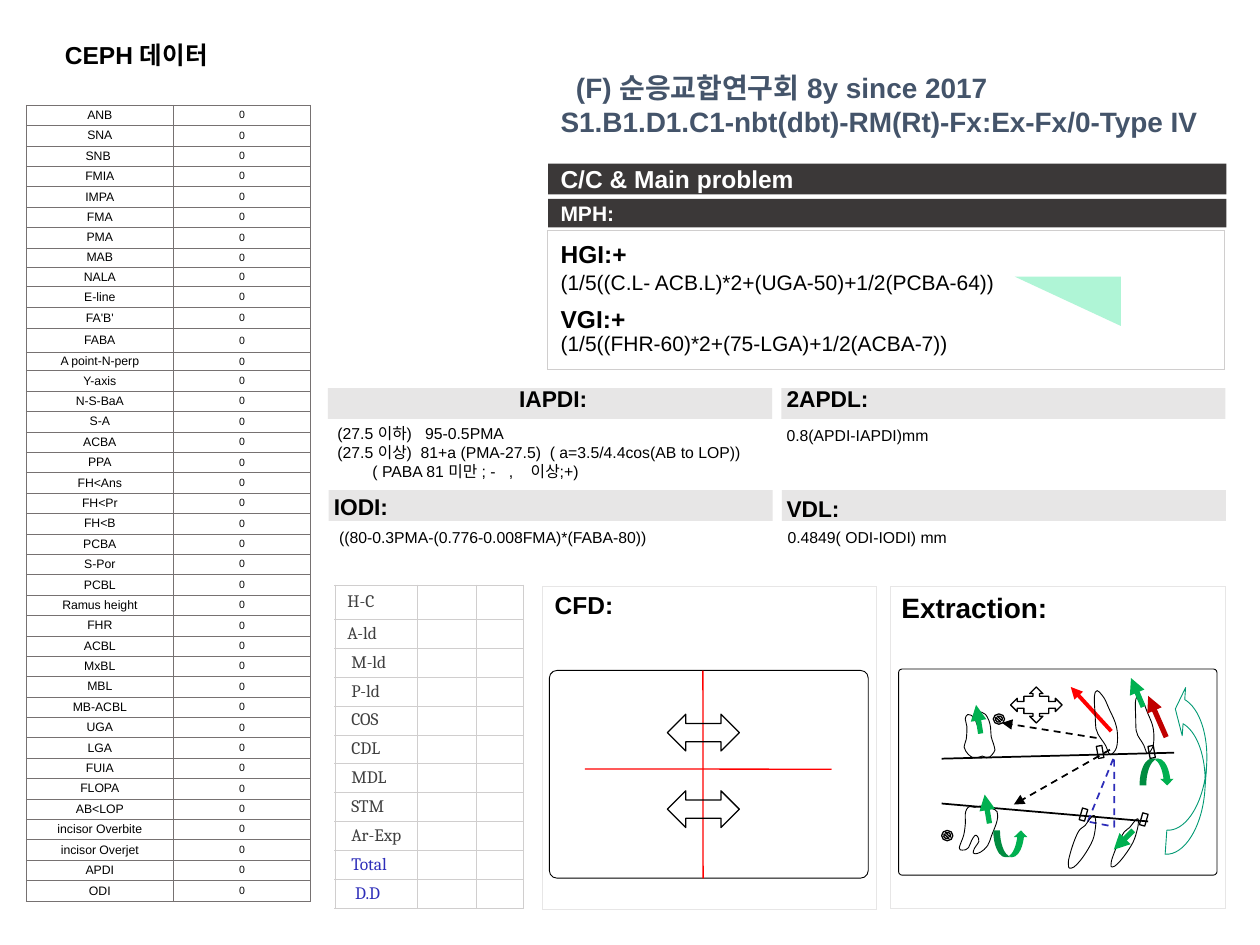
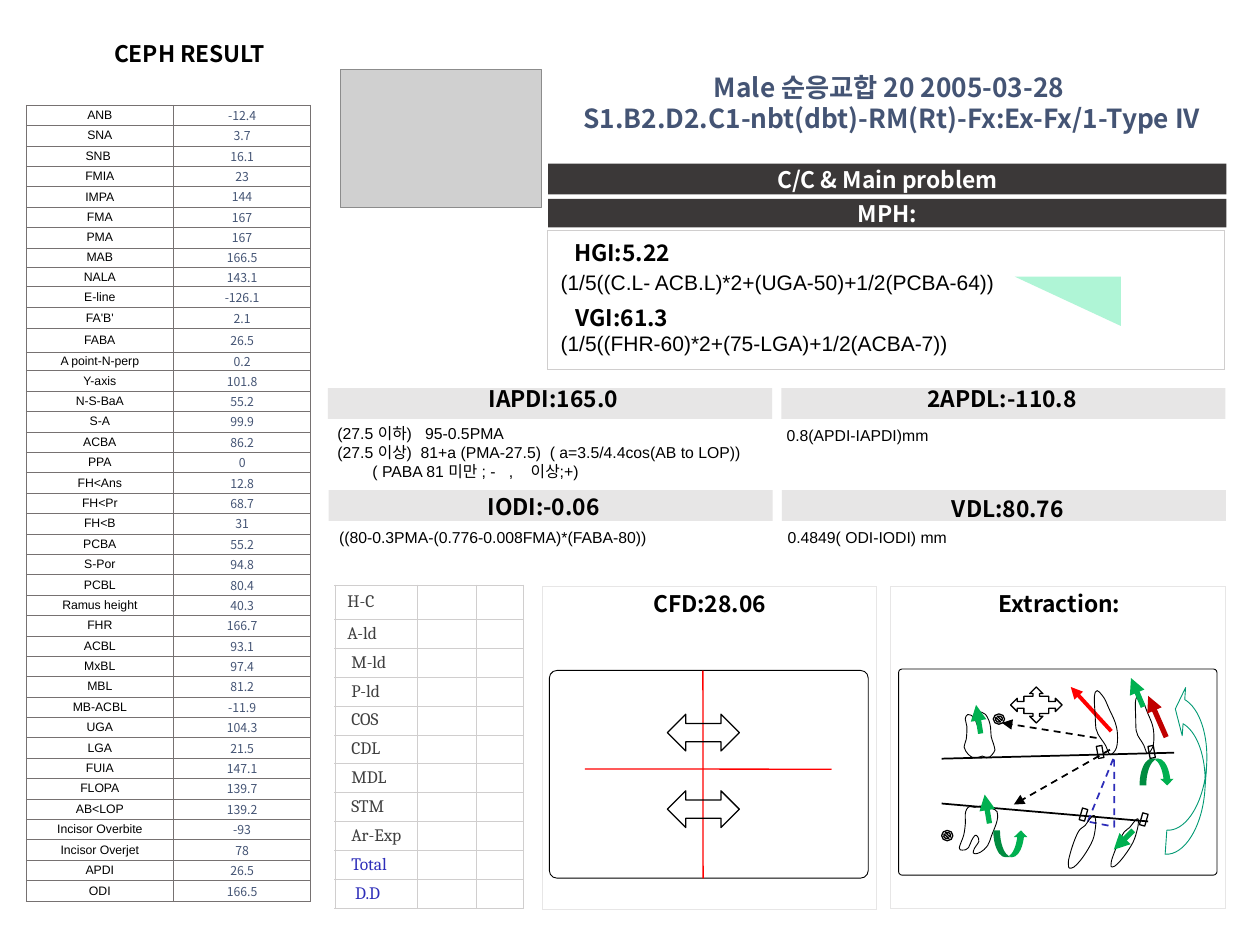
Before and after one commit to DrOksusu/koco_ppt, a slide deck: slide 1 of output_ppt.pptx. Drawn at 1260x945 pixels with LibreOffice and Linux fonts; fonts in the diff are those of the drawing; grey boxes stand for pictures. Boxes give left, top, right and bottom in pixels: in the first picture for what was removed or moved away, otherwise in the second. Text is boxed around its words. In the diff, an @@ line names an element or a change of style, - is before the commit and + after.

```diff
--- a/output_ppt.pptx
+++ b/output_ppt.pptx
@@ text at [114, 45, 265, 63]: text changed; size 14 to 13 pt; font Arial to Noto Sans CJK KR @@
-CEPH 데이터
+CEPH RESULT
@@ picture added at [340, 69, 542, 208] @@
@@ text at [583, 75, 1200, 134]: text changed; size 16 to 15 pt; font Arial to Noto Sans CJK KR; text colour #44546A to #445474 @@
-(F) 순응교합연구회 8y since 2017
-S1.B1.D1.C1-nbt(dbt)-RM(Rt)-Fx:Ex-Fx/0-Type IV
+Male 순응교합 20 2005-03-28
+S1.B2.D2.C1-nbt(dbt)-RM(Rt)-Fx:Ex-Fx/1-Type IV
@@ table at [26, 105, 311, 902] @@
-row 1, column 2: 0
+row 1, column 2: -12.4
-row 2, column 2: 0
+row 2, column 2: 3.7
-row 3, column 2: 0
+row 3, column 2: 16.1
-row 4, column 2: 0
+row 4, column 2: 23
-row 5, column 2: 0
+row 5, column 2: 144
-row 6, column 2: 0
+row 6, column 2: 167
-row 7, column 2: 0
+row 7, column 2: 167
-row 8, column 2: 0
+row 8, column 2: 166.5
-row 9, column 2: 0
+row 9, column 2: 143.1
-row 10, column 2: 0
+row 10, column 2: -126.1
-row 11, column 2: 0
+row 11, column 2: 2.1
-row 12, column 2: 0
+row 12, column 2: 26.5
-row 13, column 2: 0
+row 13, column 2: 0.2
-row 14, column 2: 0
+row 14, column 2: 101.8
-row 15, column 2: 0
+row 15, column 2: 55.2
-row 16, column 2: 0
+row 16, column 2: 99.9
-row 17, column 2: 0
+row 17, column 2: 86.2
-row 19, column 2: 0
+row 19, column 2: 12.8
-row 20, column 2: 0
+row 20, column 2: 68.7
-row 21, column 2: 0
+row 21, column 2: 31
-row 22, column 2: 0
+row 22, column 2: 55.2
-row 23, column 2: 0
+row 23, column 2: 94.8
-row 24, column 2: 0
+row 24, column 2: 80.4
-row 25, column 2: 0
+row 25, column 2: 40.3
-row 26, column 2: 0
+row 26, column 2: 166.7
-row 27, column 2: 0
+row 27, column 2: 93.1
-row 28, column 2: 0
+row 28, column 2: 97.4
-row 29, column 2: 0
+row 29, column 2: 81.2
-row 30, column 2: 0
+row 30, column 2: -11.9
-row 31, column 2: 0
+row 31, column 2: 104.3
-row 32, column 2: 0
+row 32, column 2: 21.5
-row 33, column 2: 0
+row 33, column 2: 147.1
-row 34, column 2: 0
+row 34, column 2: 139.7
-row 35, column 2: 0
+row 35, column 2: 139.2
-row 36, column 1: incisor Overbite
+row 36, column 1: Incisor Overbite
-row 36, column 2: 0
+row 36, column 2: -93
-row 37, column 1: incisor Overjet
+row 37, column 1: Incisor Overjet
-row 37, column 2: 0
+row 37, column 2: 78
-row 38, column 2: 0
+row 38, column 2: 26.5
-row 39, column 2: 0
+row 39, column 2: 166.5
@@ size 6 to 7 pt, font Arial to Noto Sans CJK KR, text colour #000000 to #445474 in "0" @@
@@ rectangle "C/C & Main problem" at [548, 164, 1226, 194]: size 14 to 13 pt, font Arial to Noto Sans CJK KR; alignment left to centre @@
@@ rectangle "MPH:" at [548, 199, 1226, 228]: size 12 to 13 pt, font Arial to Noto Sans CJK KR; alignment left to centre @@
@@ text at [574, 244, 670, 262]: text changed; size 14 to 13 pt; font Arial to Noto Sans CJK KR @@
-HGI:+
+HGI:5.22
@@ text at [576, 309, 668, 327]: text changed; size 14 to 13 pt; font Arial to Noto Sans CJK KR @@
-VGI:+
+VGI:61.3
@@ text at [489, 390, 618, 408]: text changed; font Arial to Noto Sans CJK KR @@
-IAPDI:
+IAPDI:165.0
@@ text at [928, 390, 1077, 408]: text changed; font Arial to Noto Sans CJK KR @@
-2APDL:
+2APDL:-110.8
@@ text at [488, 498, 600, 516]: text changed; font Arial to Noto Sans CJK KR @@
-IODI:
+IODI:-0.06
@@ text at [952, 500, 1064, 518]: text changed; font Arial to Noto Sans CJK KR @@
-VDL:
+VDL:80.76
@@ text at [653, 595, 766, 613]: text changed; size 14 to 13 pt; font Arial to Noto Sans CJK KR @@
-CFD:
+CFD:28.06
@@ text "Extraction:" at [999, 593, 1120, 613]: size 16 to 13 pt, font Arial to Noto Sans CJK KR; alignment left to centre @@
```
Also in this commit, not shown: 6 other files.
